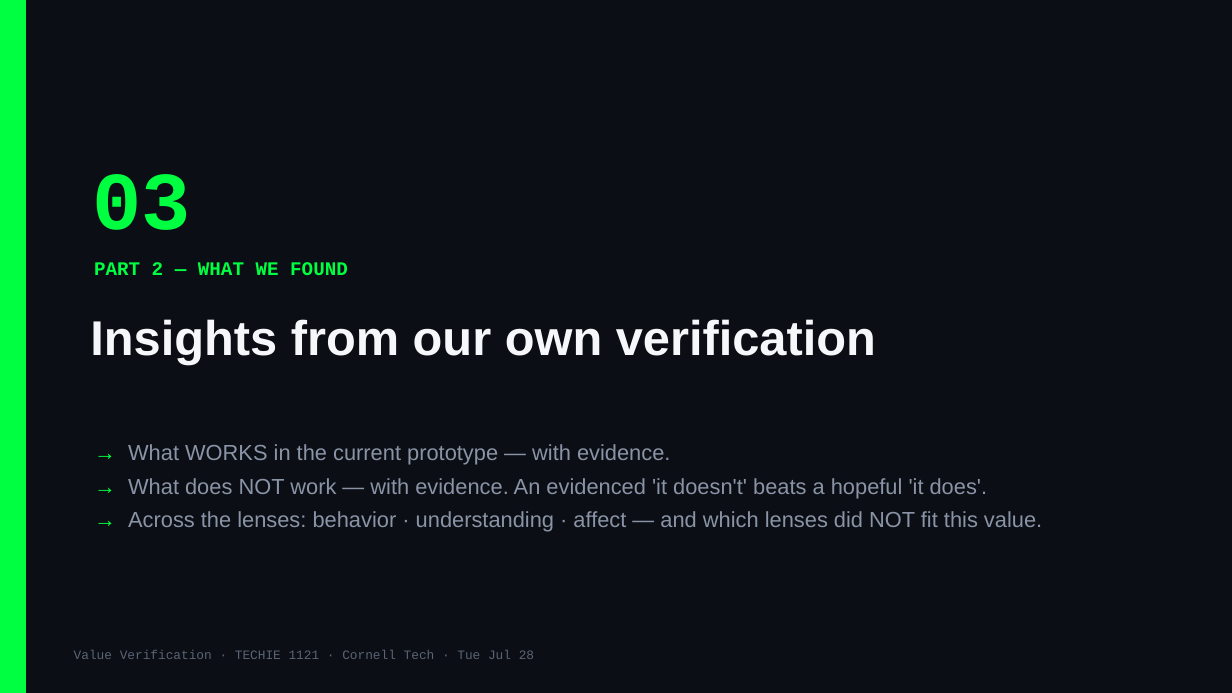
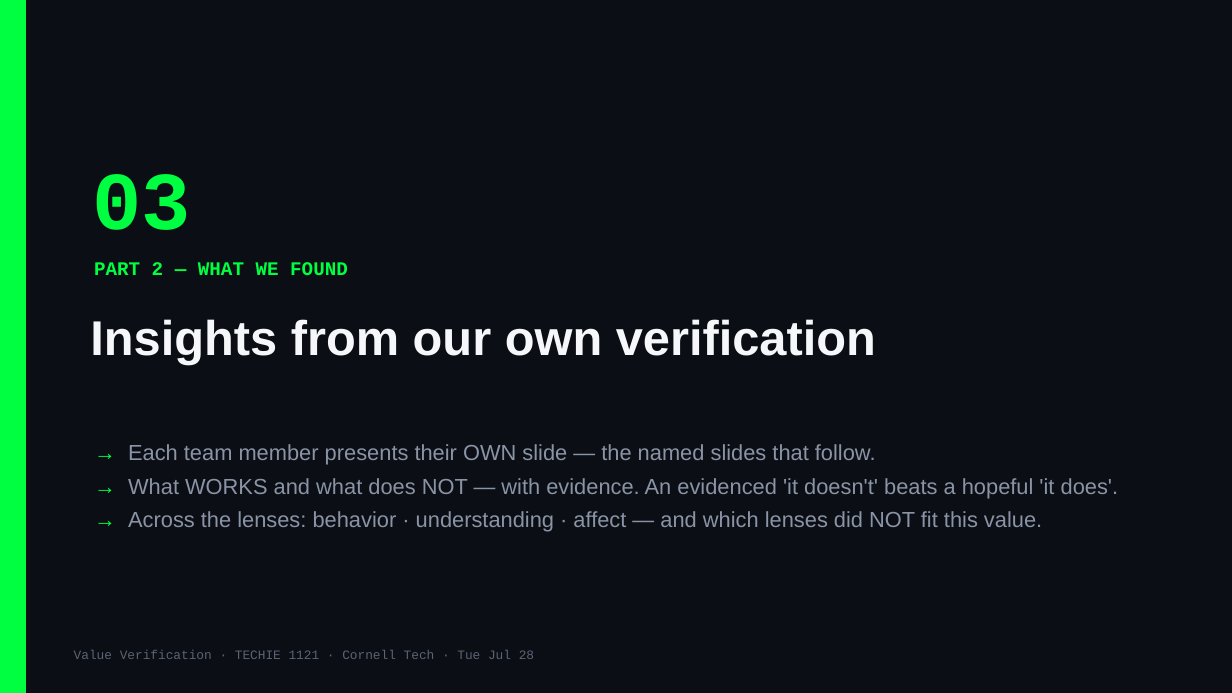
Before and after one commit to Cornell-Tech-Vibe-Coding-Summer-2026/website, a slide deck: slide 5 of slides/team-decks/Week3-Tue-guantanamo-bay-wendys.pptx. Drawn at 1232x693 pixels with LibreOffice and Linux fonts; fonts in the diff are those of the drawing. Boxes give left, top, right and bottom in pixels: in the first picture for what was removed or moved away, otherwise in the second. Text is boxed around its words. In the diff, an @@ line names an element or a change of style, - is before the commit and + after.

```diff
--- a/slides/team-decks/Week3-Tue-guantanamo-bay-wendys.pptx
+++ b/slides/team-decks/Week3-Tue-guantanamo-bay-wendys.pptx
@@ text at <box>128,444,1119,498</box>: text changed @@
-→ What WORKS in the current prototype — with evidence.
-→ What does NOT work — with evidence. An evidenced 'it doesn't' beats a hopeful 'it does'.
+→ Each team member presents their OWN slide — the named slides that follow.
+→ What WORKS and what does NOT — with evidence. An evidenced 'it doesn't' beats a hopeful 'it does'.
```
Also in this commit, not shown: 1 other slide changed, 4 slides added, 7 other files.
